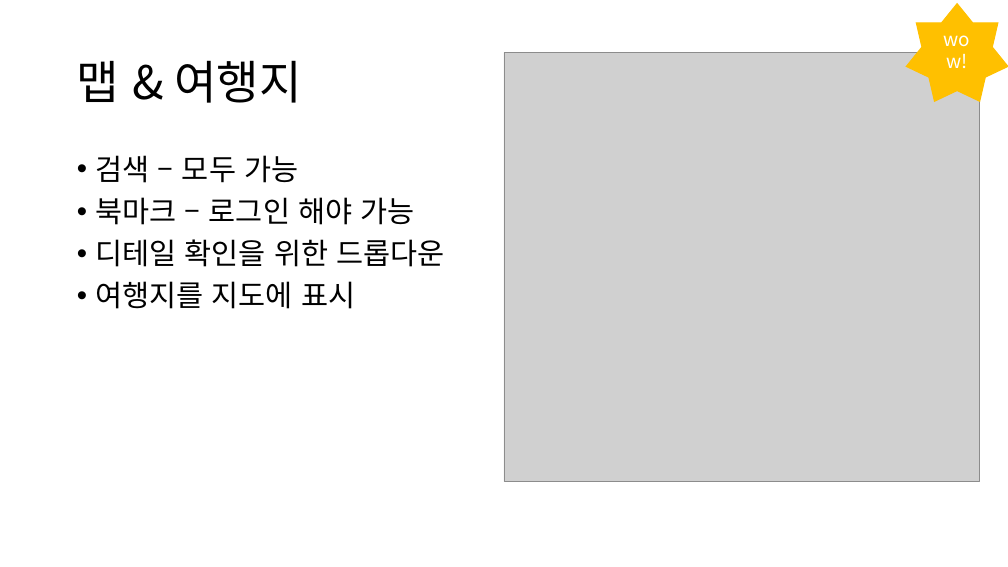
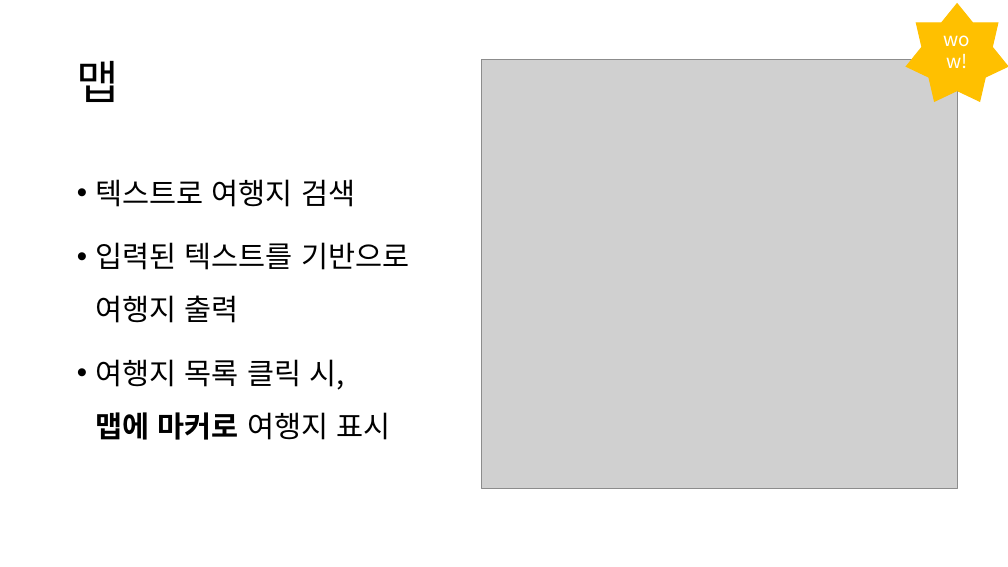
Before and after one commit to Grat3Su/EnjoyTrip, a slide deck: slide 8 of 부울경 3반 1조.pptx (slide 3 before the commit). Drawn at 1008x567 pixels with LibreOffice and Linux fonts; fonts in the diff are those of the drawing; grey boxes stand for pictures. Boxes give left, top, right and bottom in pixels: in the first picture for what was removed or moved away, otherwise in the second. Text is boxed around its words. In the diff, an @@ line names an element or a change of style, - is before the commit and + after.

```diff
--- a/부울경 3반 1조.pptx
+++ b/부울경 3반 1조.pptx
@@ title at <box>77,61,119,102</box>: text changed @@
-맵 & 여행지
+맵
@@ picture: place and size @@
-picture at <box>504,52,980,482</box>
+picture at <box>482,60,957,489</box>
@@ text at <box>96,179,409,440</box>: text changed @@
-• 검색 – 모두 가능
-• 북마크 – 로그인 해야 가능
-• 디테일 확인을 위한 드롭다운
-• 여행지를 지도에 표시
+• 텍스트로 여행지 검색
+• 입력된 텍스트를 기반으로
+  여행지 출력
+• 여행지 목록 클릭 시,
+  맵에 마커로 여행지 표시
```
Also in this commit, not shown: 5 other slides changed, 9 slides added, 2 slides removed, 5 other files.
